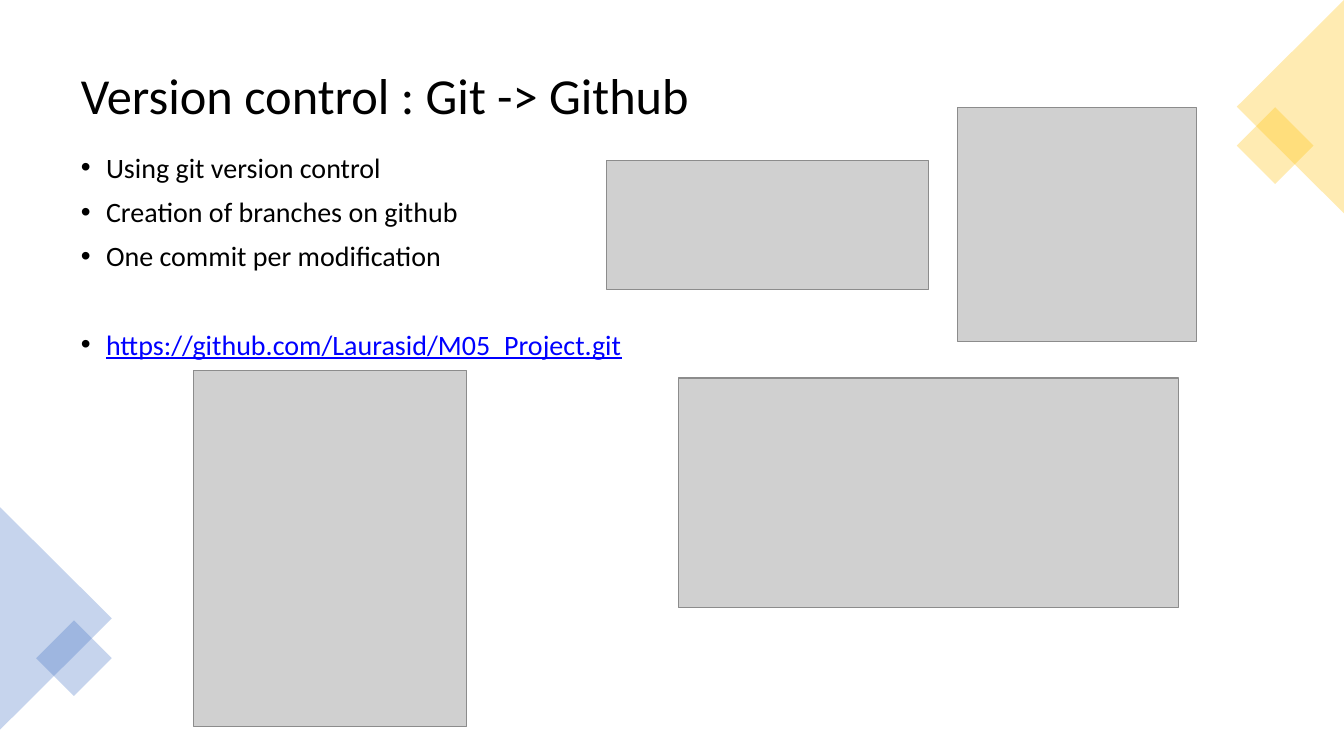
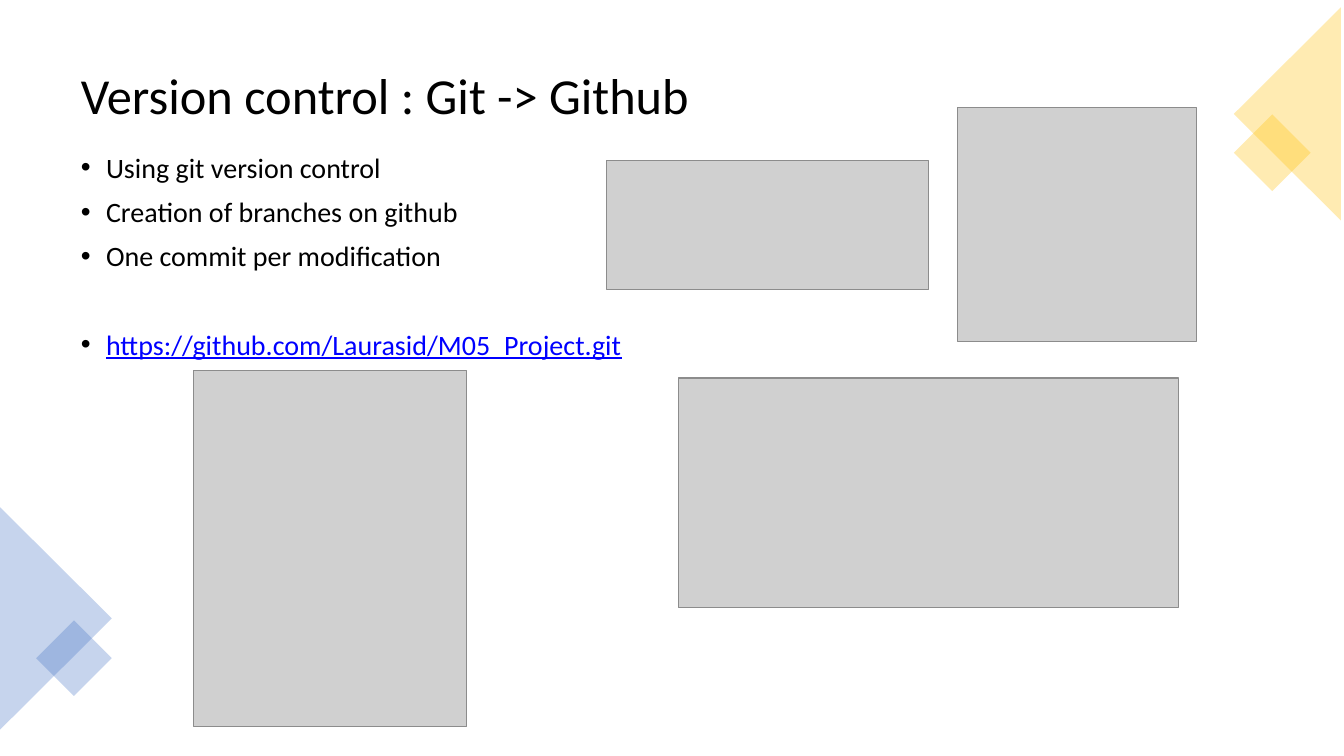
Before and after one commit to Laurasid/M05_Project, a slide deck: slide 3 of pres_full.pptx (slide 5 before the commit). Drawn at 1344x756 pixels with LibreOffice and Linux fonts; fonts in the diff are those of the drawing; grey boxes stand for pictures. Boxes give left, top, right and bottom in pixels: in the first picture for what was removed or moved away, otherwise in the second. Text is boxed around its words. In the diff, an @@ line names an element or a change of style, - is before the commit and + after.

```diff
--- a/pres_full.pptx
+++ b/pres_full.pptx
@@ triangle: place and size @@
-triangle at <box>1237,0,1344,214</box>
+triangle at <box>1234,7,1341,221</box>
@@ rectangle: place and size @@
-rectangle at <box>1237,108,1314,185</box>
+rectangle at <box>1234,115,1311,192</box>
```
Also in this commit, not shown: 3 other slides changed, 2 slides added, 3 slides removed.
